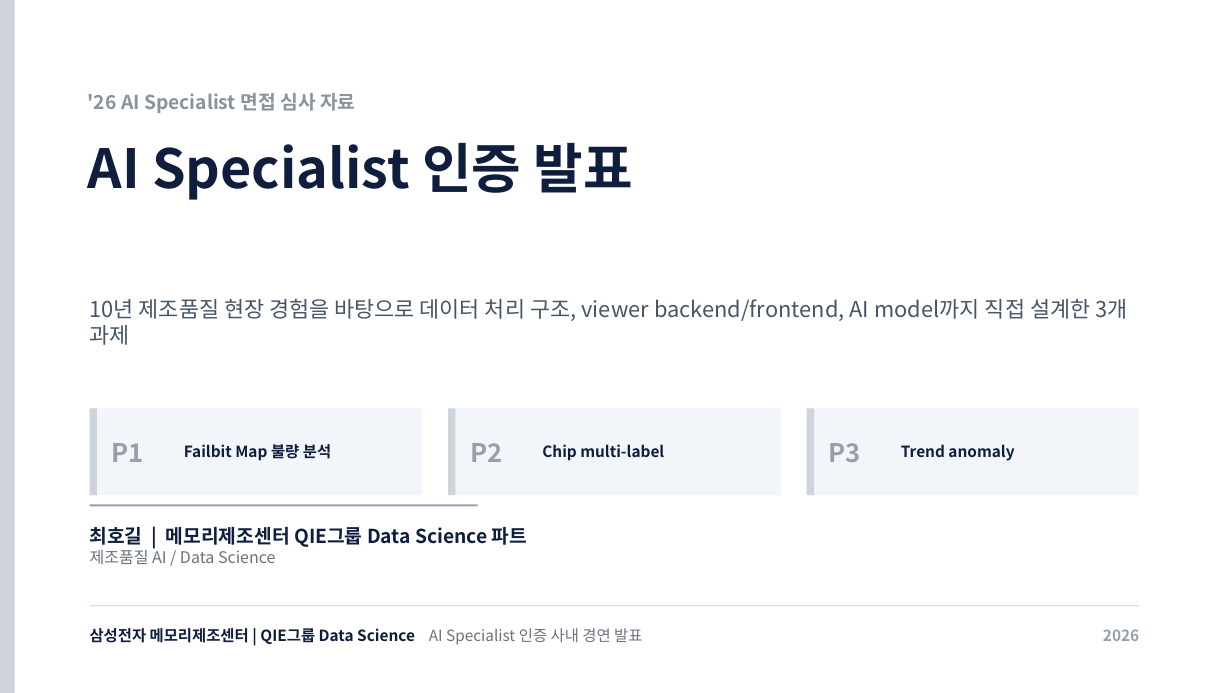
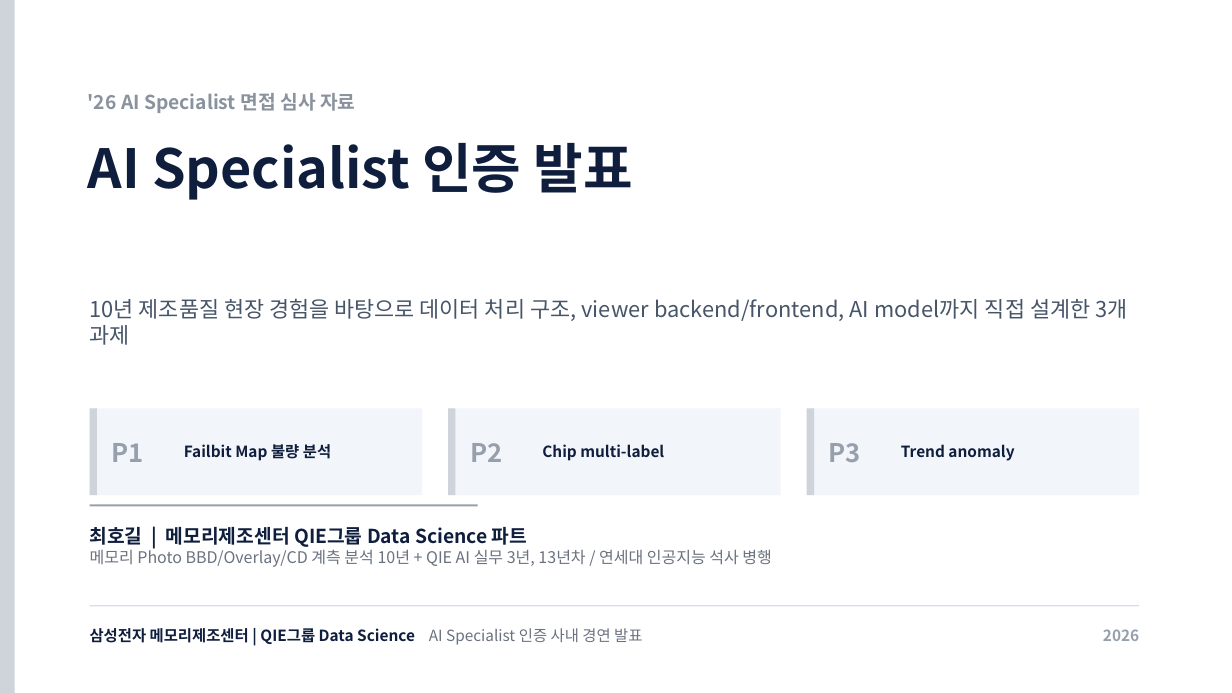
Before and after one commit to hogil/fbm_paper, a slide deck: slide 1 of recommendation/presentation/'26년 AI Specialist 면접 심사 자료_메모리사업부_최호길_평가항목_summary.pptx. Drawn at 1232x693 pixels with LibreOffice and Linux fonts; fonts in the diff are those of the drawing. Boxes give left, top, right and bottom in pixels: in the first picture for what was removed or moved away, otherwise in the second. Text is boxed around its words. In the diff, an @@ line names an element or a change of style, - is before the commit and + after.

```diff
--- a/recommendation/presentation/'26년 AI Specialist 면접 심사 자료_메모리사업부_최호길_평가항목_summary.pptx
+++ b/recommendation/presentation/'26년 AI Specialist 면접 심사 자료_메모리사업부_최호길_평가항목_summary.pptx
@@ text at box(90, 546, 771, 567): text changed @@
-제조품질 AI / Data Science
+메모리 Photo BBD/Overlay/CD 계측 분석 10년 + QIE AI 실무 3년, 13년차 / 연세대 인공지능 석사 병행
```
Also in this commit, not shown: 2 other slides changed, 2 other files.
